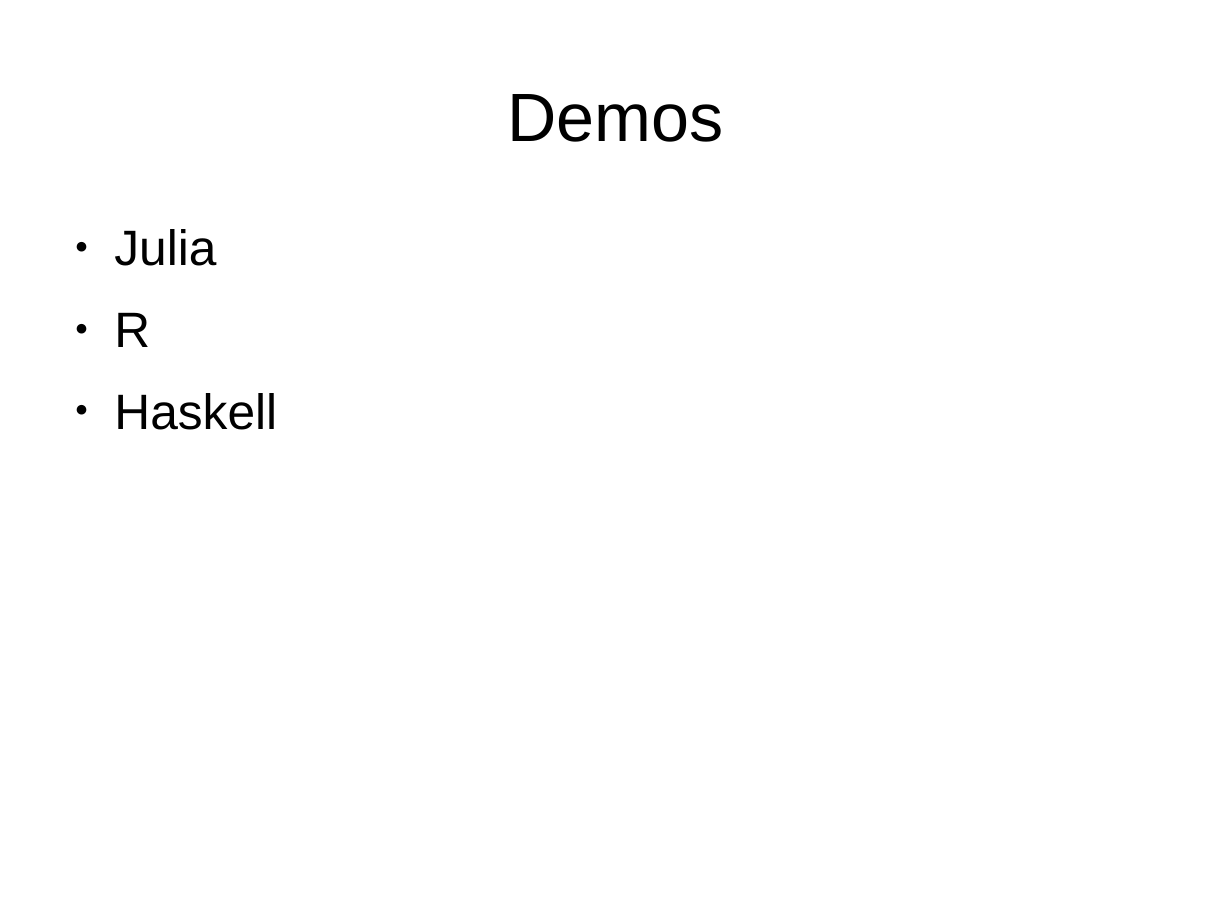
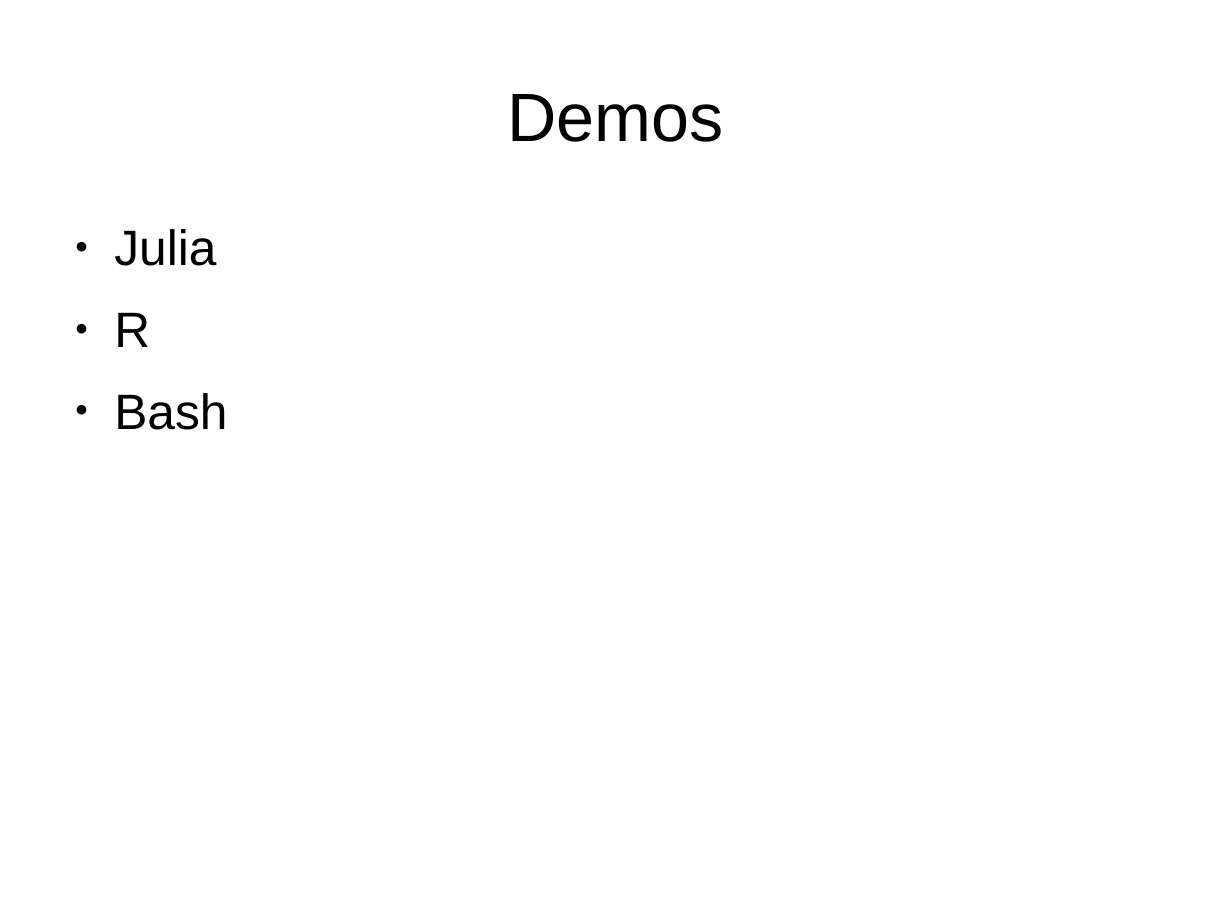
Before and after one commit to ipython/front-to-back, a slide deck: slide 4 of presentation.odp (slide 1 before the commit). Drawn at 1232x924 pixels with LibreOffice and Linux fonts; fonts in the diff are those of the drawing. Boxes give left, top, right and bottom in pixels: in the first picture for what was removed or moved away, otherwise in the second. Text is boxed around its words. In the diff, an @@ line names an element or a change of style, - is before the commit and + after.

```diff
--- a/presentation.odp
+++ b/presentation.odp
@@ text at (114,393,227,430): text changed @@
-● Haskell
+● Bash
```
Also in this commit, not shown: 2 slides added.
